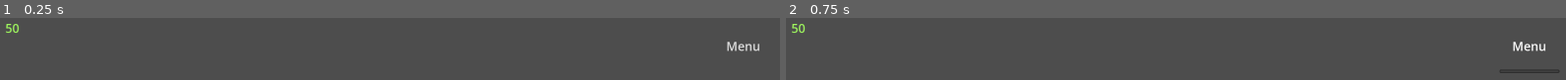
Above: before the commit, frames 1-2 (left to right).
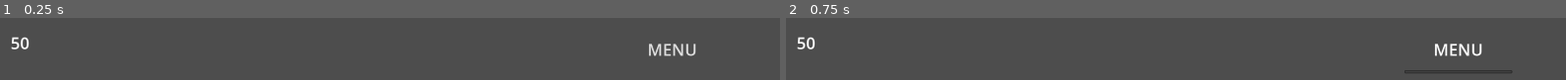
Above: after the commit, the same moments.

Repository: mflobo/paw-n-shop
Game: Godot game, scene res://hud.tscn
The game is run twice, just before and just after one commit, with the same random seed, the same clock (stepped at 60 frames per second) and the same inputs. This scene is started directly instead of the project's main scene.
Inputs:
- Up to frame 1 (0.25 s): no input
- Up to frame 2 (0.75 s): click "Menu" (after the commit: "MENU") at 0.5 s

The runs differ from the first frame. In frame 1, 1.5% of the frame differs, in the area x 0-98%, y 9-62%; in frame 2, 2.0%, in the area x 0-100%, y 9-89%.

Commit message:
HUD scene base

Diff:
--- a/hud.tscn
+++ b/hud.tscn
@@ -1,23 +1,19 @@
-[gd_scene load_steps=2 format=3 uid="uid://bn745wcak76ob"]
-
-[ext_resource type="Script" path="res://money_display.gd" id="1_37p78"]
+[gd_scene format=3 uid="uid://c8lyt2pmk8h3r"]
 
 [node name="HUD" type="CanvasLayer"]
 
-[node name="MoneyDisplay" type="Label" parent="."]
-offset_left = 25.0
-offset_top = 13.0
-offset_right = 120.0
-offset_bottom = 91.0
-theme_override_colors/font_color = Color(0.619608, 0.960784, 0.368627, 1)
-theme_override_font_sizes/font_size = 30
+[node name="Label" type="Label" parent="."]
+offset_left = 38.0
+offset_top = 43.0
+offset_right = 203.0
+offset_bottom = 132.0
+theme_override_font_sizes/font_size = 40
 text = "50"
-script = ExtResource("1_37p78")
 
 [node name="MenuButton" type="MenuButton" parent="."]
-offset_left = 1753.0
-offset_top = 21.0
-offset_right = 1899.0
-offset_bottom = 136.0
-theme_override_font_sizes/font_size = 30
-text = "Menu"
+offset_left = 1521.0
+offset_top = 36.0
+offset_right = 1784.0
+offset_bottom = 137.0
+theme_override_font_sizes/font_size = 40
+text = "MENU"
